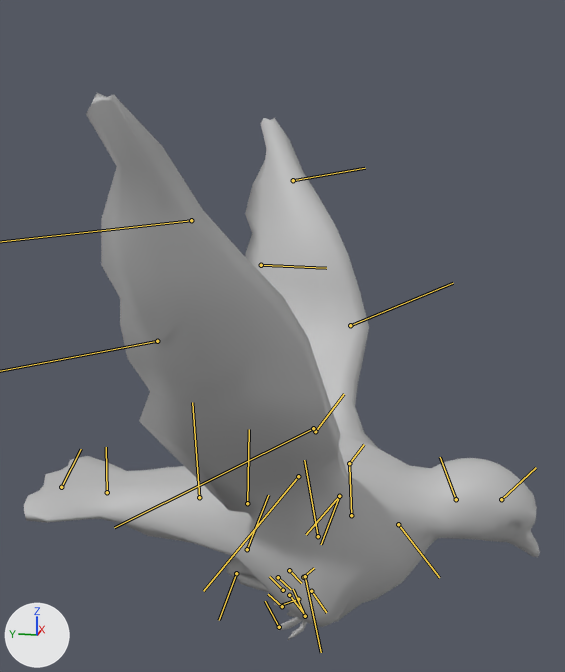
Two versions of the FBX model Assets/Art/Meshes/3_Characters/Characters/duif.fbx, one commit apart.
Camera for both pictures: a camera (50 mm lens) standing at (-0.394, -0.066, 0.294) and looking at (0.001, 0.013, 0.195). Lighting does not change. The marker at lower left points along +X, +Y and +Z. Both versions are drawn at frame 59 of the action 'Take 001'; the numbers are the values there. The bones that bend it are drawn over the model as lines.

Objects in the first picture: 'duif_obj:pigeon'.
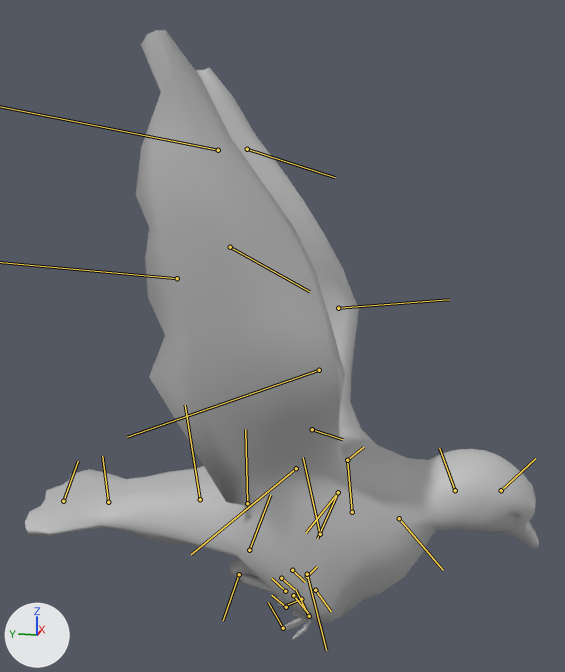
Boxes [x1, y1, x2, y2] around the edits, measured in the pictures (565 x 672 px):
'duif_obj:pigeon', posed (12% taller)
    before: [24, 93, 540, 640]
    after: [25, 30, 539, 641]
bone 'Hip', root to tip
    before: (247, 503) to (249, 429)
    after: (247, 503) to (245, 429)
bone 'joint4', root to tip
    before: (456, 499) to (440, 457)
    after: (455, 490) to (439, 448)
bone 'Wing', root to tip
    before: (349, 463) to (364, 444)
    after: (347, 460) to (363, 447)
bone 'joint16', root to tip
    before: (315, 431) to (344, 394)
    after: (312, 429) to (342, 439)
bone 'joint17', root to tip
    before: (350, 325) to (453, 283)
    after: (338, 308) to (449, 299)
bone 'Wing2', root to tip
    before: (339, 496) to (321, 544)
    after: (338, 492) to (317, 538)
bone 'joint32', root to tip
    before: (298, 476) to (203, 591)
    after: (296, 468) to (191, 554)
bone 'joint33', root to tip
    before: (313, 428) to (114, 527)
    after: (319, 370) to (127, 437)
bone 'taile', root to tip
    before: (199, 497) to (192, 402)
    after: (200, 499) to (185, 405)
bone 'joint13', root to tip
    before: (107, 492) to (106, 447)
    after: (108, 502) to (102, 456)
bone 'joint7', root to tip
    before: (247, 549) to (268, 495)
    after: (249, 550) to (270, 495)
bone 'joint26', root to tip
    before: (236, 573) to (219, 620)
    after: (239, 574) to (223, 620)

The edits, one by one:
Bone 'Hip' (bone_hip) turns from (0, 0, -21) to (0, 0, -19) degrees about its own x, y and z.
Bone 'joint4' (bone_joint4) turns from (0, 0, 20) to (0, 0, 17) degrees about its own x, y and z.
Bone 'Wing' (bone_wing) turns from (-9, 37, 33) to (0, 42, 44) degrees about its own x, y and z.
Bone 'joint16' (bone_joint16) turns from (-5, -9, -34) to (-7, -5, -23) degrees about its own x, y and z.
Bone 'joint17' (bone_joint17) turns from (23, -4, 66) to (23, 1, 67) degrees about its own x, y and z.
Bone 'Wing2' (bone_wing2) turns from (-15, 30, 32) to (-8, 37, 42) degrees about its own x, y and z.
Bone 'joint32' (bone_joint32) moves from (0.0, 0.0, 0.0) to (0.02, 0.0, 0.0).
Bone 'joint32' (bone_joint32) turns from (15, -8, -37) to (12, -9, -24) degrees about its own x, y and z.
Bone 'joint33' (bone_joint33) turns from (23, 0, 68) to (19, 2, 67) degrees about its own x, y and z.
Bone 'taile' (bone_taile) moves from (0.93, 0.86, 0.0) to (0.9, 0.86, 0.0).
Bone 'taile' (bone_taile) turns from (0, -1, 14) to (0, 0, 12) degrees about its own x, y and z.
Bone 'joint13' (bone_joint13) turns from (0, 1, -7) to (0, 0, -9) degrees about its own x, y and z.
Bone 'joint7' (bone_joint7) turns from (7, -28, 96) to (7, -27, 94) degrees about its own x, y and z.
Bone 'joint26' (bone_joint26) turns from (7, -28, 96) to (7, -27, 94) degrees about its own x, y and z.
